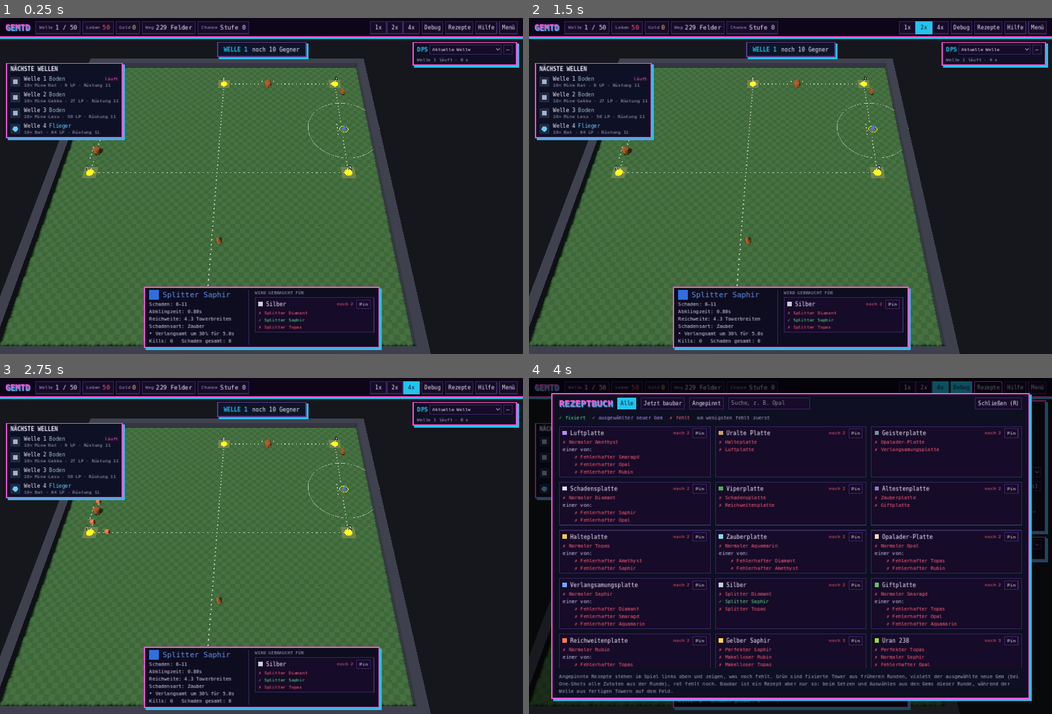
Above: before the commit, frames 1-4 (two rows, left to right).
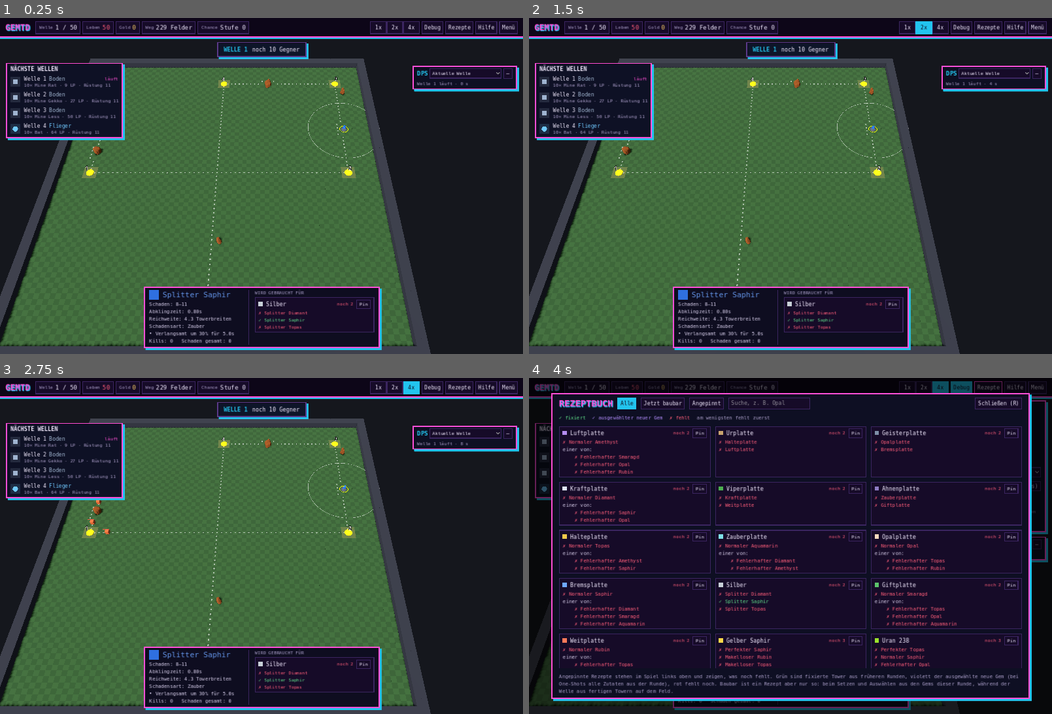
Above: after the commit, the same moments.

Repository: Tulkor/GemTD
Game: Godot game, scene res://tests/smoke_test.tscn
Same seed, same stepped clock (60 frames per second), same inputs: the game is played once before the commit and once after it. This scene is started directly instead of the project's main scene.
Inputs:
- Up to frame 1 (0.25 s): no input
- Up to frame 2 (1.5 s): click "1x" at 0.5 s; click "2x" at 1.25 s
- Up to frame 3 (2.75 s): click "4x" at 2 s
- Up to frame 4 (4 s): click "Debug" at 2.75 s; click "Rezepte" at 3.5 s

The runs differ from the first frame. In frame 1, 1.0% of the frame differs, in the area x 78-100%, y 7-22%; in frame 2, 1.0%; in frame 3, 1.0%; in frame 4, 0.6%.

Commit message:
Aktionsknöpfe mit Pfeil/Kombinieren-Symbol und Zielname, Rezepte nach Fortschritt sortiert, kürzere Fallennamen
Abstufen: roter Pfeil runter, 2/4 gleiche und Upgrade: grüner Pfeil hoch, Kombinieren/One-Shot:
Kombinieren-Symbol, jeweils nur mit dem Namen des Ergebnisses. „Wird gebraucht für“ zeigt zuerst das
Rezept mit den meisten Zutaten auf dem Feld, bei Gleichstand Tower vor Fallen. Fallen heißen jetzt
Brems-, Weit-, Opal-, Kraft-, Ur- und Ahnenplatte. DPS-Meter sitzt unter dem Phasenbanner.

Co-Authored-By: Claude Opus 5.5 (1M context) <noreply@anthropic.com>
Claude-Session: https://claude.ai/code/session_01SneAUyTQ7Ei1eZiBt2kj5x

Diff:
--- a/data/i18n/en.json
+++ b/data/i18n/en.json
@@ -277,13 +277,13 @@
 	"Klassisch": "Classic",
 	"Schlucht (zufällige Steine)": "Gorge (random rocks)",
 	"Luftplatte": "Air Slate",
-	"Uralte Platte": "Ancient Slate",
+	"Urplatte": "Ancient Slate",
 	"Aquamarin": "Aquamarine",
 	"Schwarzer Opal": "Black Opal",
 	"Mystischer Schwarzer Opal": "Mystic Black Opal",
 	"Blutstein": "Bloodstone",
 	"Uralter Blutstein": "Ancient Bloodstone",
-	"Schadensplatte": "Damage Slate",
+	"Kraftplatte": "Damage Slate",
 	"Dunkler Smaragd": "Dark Emerald",
 	"Verzauberter Smaragd": "Enchanted Emerald",
 	"Diamant": "Diamond",
@@ -296,13 +296,13 @@
 	"Malachit": "Malachite",
 	"Leuchtender Malachit": "Vivid Malachite",
 	"Mächtiger Malachit": "Mighty Malachite",
-	"Opalader-Platte": "Opal Vein Slate",
+	"Opalplatte": "Opal Slate",
 	"Paraiba-Turmalin": "Paraiba Tourmaline",
 	"Paraiba-Turmalin-Facette": "Paraiba Tourmaline Facet",
 	"Rosa Diamant": "Pink Diamond",
 	"Großer Rosa Diamant": "Great Pink Diamond",
 	"Giftplatte": "Poison Slate",
-	"Reichweitenplatte": "Range Slate",
+	"Weitplatte": "Range Slate",
 	"Roter Kristall": "Red Crystal",
 	"Rote Facette": "Red Crystal Facet",
 	"Rosenquarz-Kristall": "Rose Quartz Crystal",
@@ -311,7 +311,7 @@
 	"Silber": "Silver",
 	"Sterlingsilber": "Sterling Silver",
 	"Silberritter": "Silver Knight",
-	"Verlangsamungsplatte": "Slow Slate",
+	"Bremsplatte": "Slow Slate",
 	"Zauberplatte": "Spell Slate",
 	"Sternrubin": "Star Ruby",
 	"Blutstern": "Blood Star",
@@ -340,7 +340,7 @@
 	"Stufe %d ab Welle %d": "Level %d from wave %d",
 	"Höchste Stufe erreicht": "Highest level reached",
 	"Stufen (bei Gems: Splitter, Fehlerhaft, Normal, Makellos, Perfekt, Großartig)": "Levels (for gems: Chipped, Flawed, Normal, Flawless, Perfect, Great)",
-	"Ältestenplatte": "Elder Slate",
+	"Ahnenplatte": "Elder Slate",
 	"Spieler": "Player",
 	"Hosten fehlgeschlagen (Port %d belegt?)": "Hosting failed (port %d in use?)",
 	"Hoste auf Port %d": "Hosting on port %d",
--- a/data/towers/ancient_slate.json
+++ b/data/towers/ancient_slate.json
@@ -1,6 +1,6 @@
 {
 	"id": "ancient_slate",
-	"name": "Uralte Platte",
+	"name": "Urplatte",
 	"category": "special",
 	"kind": "trap",
 	"color": "#c8a46e",
@@ -20,7 +20,7 @@
 	"description": "Entsteht aus zwei Fallen auf dem Feld.",
 	"tiers": [
 		{
-			"name": "Uralte Platte",
+			"name": "Urplatte",
 			"damage": [
 				50,
 				50
--- a/data/towers/damage_slate.json
+++ b/data/towers/damage_slate.json
@@ -1,6 +1,6 @@
 {
 	"id": "damage_slate",
-	"name": "Schadensplatte",
+	"name": "Kraftplatte",
 	"category": "special",
 	"kind": "trap",
 	"color": "#dfe6f5",
@@ -28,7 +28,7 @@
 	"description": "Entsteht, wenn der normale Gem und einer der fehlerhaften in derselben Runde gesetzt werden.",
 	"tiers": [
 		{
-			"name": "Schadensplatte",
+			"name": "Kraftplatte",
 			"damage": [
 				0,
 				0
--- a/data/towers/elder_slate.json
+++ b/data/towers/elder_slate.json
@@ -1,6 +1,6 @@
 {
 	"id": "elder_slate",
-	"name": "Ältestenplatte",
+	"name": "Ahnenplatte",
 	"category": "special",
 	"kind": "trap",
 	"color": "#8e7cc3",
@@ -20,7 +20,7 @@
 	"description": "Entsteht aus zwei Fallen auf dem Feld.",
 	"tiers": [
 		{
-			"name": "Ältestenplatte",
+			"name": "Ahnenplatte",
 			"damage": [
 				100,
 				100
--- a/data/towers/opal_vein_slate.json
+++ b/data/towers/opal_vein_slate.json
@@ -1,6 +1,6 @@
 {
 	"id": "opal_vein_slate",
-	"name": "Opalader-Platte",
+	"name": "Opalplatte",
 	"category": "special",
 	"kind": "trap",
 	"color": "#f7d9bd",
@@ -28,7 +28,7 @@
 	"description": "Entsteht, wenn der normale Gem und einer der fehlerhaften in derselben Runde gesetzt werden.",
 	"tiers": [
 		{
-			"name": "Opalader-Platte",
+			"name": "Opalplatte",
 			"damage": [
 				80,
 				80
--- a/data/towers/range_slate.json
+++ b/data/towers/range_slate.json
@@ -1,6 +1,6 @@
 {
 	"id": "range_slate",
-	"name": "Reichweitenplatte",
+	"name": "Weitplatte",
 	"category": "special",
 	"kind": "trap",
 	"color": "#ff7a59",
@@ -32,7 +32,7 @@
 	"description": "Entsteht, wenn der normale Gem und einer der fehlerhaften in derselben Runde gesetzt werden.",
 	"tiers": [
 		{
-			"name": "Reichweitenplatte",
+			"name": "Weitplatte",
 			"damage": [
 				15,
 				15
--- a/data/towers/slow_slate.json
+++ b/data/towers/slow_slate.json
@@ -1,6 +1,6 @@
 {
 	"id": "slow_slate",
-	"name": "Verlangsamungsplatte",
+	"name": "Bremsplatte",
 	"category": "special",
 	"kind": "trap",
 	"color": "#6fa8ff",
@@ -32,7 +32,7 @@
 	"description": "Entsteht, wenn der normale Gem und einer der fehlerhaften in derselben Runde gesetzt werden.",
 	"tiers": [
 		{
-			"name": "Verlangsamungsplatte",
+			"name": "Bremsplatte",
 			"damage": [
 				100,
 				100
--- a/scripts/game/dps_meter.gd
+++ b/scripts/game/dps_meter.gd
@@ -5,6 +5,7 @@
 ## Liest nur game.is_wave_running(), game.wave_index, game.waves und tower.total_damage.
 
 const TOP := 5
+const TOP_Y := 128.0  ## unter dem Phasenbanner
 ## [Schlüssel, Text]. Die Schlüssel sind die Typen aus game.wave_type().
 const VIEWS := [
 	["now", "Aktuelle Welle"],
@@ -38,7 +39,7 @@
 	process_mode = Node.PROCESS_MODE_PAUSABLE
 	anchor_left = 1.0
 	anchor_right = 1.0
-	offset_top = 64
+	offset_top = TOP_Y
 	offset_right = -16
 	grow_horizontal = Control.GROW_DIRECTION_BEGIN
 	custom_minimum_size.x = 280
@@ -116,7 +117,7 @@
 
 func _process(delta: float) -> void:
 	if avoid != null:
-		offset_top = avoid.get_rect().end.y + 12 if avoid.visible else 64.0
+		offset_top = avoid.get_rect().end.y + 12 if avoid.visible else TOP_Y
 	if game == null or not game.has_method("is_wave_running"):
 		return
 	var running: bool = game.is_wave_running()
--- a/scripts/game/game.gd
+++ b/scripts/game/game.gd
@@ -948,4 +948,15 @@
 	elif o.action == "keep" and o.id == t.tower_id and o.tier == t.tier:
 		v.style = "primary"
 		v.label = tr("Behalten")
+	# Symbol + Zielname statt "Abstufen → …", "2 gleiche → …", "Kombinieren → …"
+	var overflow := str(Database.balance.get("overflow_tower", ""))
+	if o.action == "upgrade" or (o.action == "keep" and ((o.id == t.tower_id and o.tier > t.tier) or (o.id == overflow and o.id != t.tower_id))):
+		v.icon = "up"
+	elif o.action == "keep" and o.id == t.tower_id and o.tier < t.tier:
+		v.icon = "down"
+	elif o.action == "combine" or (o.action == "keep" and o.id != t.tower_id):
+		v.icon = "combine"
+	if v.has("icon"):
+		v.tooltip = o.label
+		v.label = Database.tower_label(o.id, o.tier)
 	return v
--- a/scripts/game/hud.gd
+++ b/scripts/game/hud.gd
@@ -68,7 +68,8 @@
 var used_next: Button
 var used_page_label: Label
 var used_page := 0
-var _used_ids: Variant = null
+var _used_ids: Variant = null  ## sortiert, siehe sort_used_in
+var _used_raw: Variant = null
 var actions_col: VBoxContainer
 var separators: Array[Control] = []
 
@@ -606,6 +607,7 @@
 			UiTheme.accent_button(big, UiTheme.PURPLE, Color.WHITE, Color(UiTheme.PURPLE_LIGHT, 0.55))
 		else:
 			UiTheme.accent_button(big, UiTheme.GOLD, UiTheme.GOLD_DARK, Color(UiTheme.GOLD, 0.45))
+		_set_icon(big, o)
 		var hint: String = tr("Leertaste") + (" · " + str(o.hint) if o.has("hint") else "")
 		UiUtil.wrap_label(hint, actions_col, 260).add_theme_color_override("font_color", UiTheme.MUTED)
 	for i in options.size():
@@ -617,26 +619,51 @@
 		b.clip_text = true
 		b.custom_minimum_size = Vector2(260, 40)
 		if o.has("sub"):
-			_two_line(b, o.label, o.sub)
+			_two_line(b, o.label, o.sub, UiTheme.icon(o.icon) if o.has("icon") else null)
+		else:
+			_set_icon(b, o)
+		if o.has("tooltip"):
+			b.tooltip_text = o.tooltip
 		if o.get("style", "normal") == "oneshot":
 			b.add_theme_stylebox_override("normal", UiTheme.box(Color("241a38"), UiTheme.PURPLE_LIGHT))
 	actions_col.visible = not options.is_empty()
 	_update_layout()
 
 
-## Knopf mit Name oben und kleiner goldener Zeile darunter (z. B. Upgrade und Goldkosten).
-func _two_line(b: Button, title: String, sub: String) -> void:
+## Symbol links im Knopf (Pfeil hoch/runter, Kombinieren), siehe UiTheme.icon.
+func _set_icon(b: Button, o: Dictionary) -> void:
+	if not o.has("icon"):
+		return
+	b.icon = UiTheme.icon(o.icon)
+	b.add_theme_constant_override("h_separation", 10)
+	for st in ["icon_normal_color", "icon_hover_color", "icon_pressed_color", "icon_focus_color", "icon_hover_pressed_color"]:
+		b.add_theme_color_override(st, Color.WHITE)
+
+
+## Knopf mit Name oben und kleiner goldener Zeile darunter (z. B. Upgrade und Goldkosten), optional mit Symbol links.
+func _two_line(b: Button, title: String, sub: String, icon: Texture2D = null) -> void:
 	b.text = ""
 	b.tooltip_text = title + " · " + sub
 	b.custom_minimum_size.y = 54
+	var row := HBoxContainer.new()
+	row.add_theme_constant_override("separation", 10)
+	row.mouse_filter = Control.MOUSE_FILTER_IGNORE
+	row.set_anchors_and_offsets_preset(Control.PRESET_FULL_RECT)
+	row.offset_left = 12
+	row.offset_right = -12
+	b.add_child(row)
+	if icon != null:
+		var ic := TextureRect.new()
+		ic.texture = icon
+		ic.stretch_mode = TextureRect.STRETCH_KEEP_CENTERED
+		ic.mouse_filter = Control.MOUSE_FILTER_IGNORE
+		row.add_child(ic)
 	var v := VBoxContainer.new()
 	v.add_theme_constant_override("separation", 0)
 	v.mouse_filter = Control.MOUSE_FILTER_IGNORE
-	v.set_anchors_and_offsets_preset(Control.PRESET_FULL_RECT)
-	v.offset_left = 12
-	v.offset_right = -12
+	v.size_flags_horizontal = Control.SIZE_EXPAND_FILL
 	v.alignment = BoxContainer.ALIGNMENT_CENTER
-	b.add_child(v)
+	row.add_child(v)
 	var t := UiUtil.label(title, v, 15)
 	t.clip_text = true
 	t.mouse_filter = Control.MOUSE_FILTER_IGNORE
@@ -812,10 +839,18 @@
 # --- intern ------------------------------------------------------------------
 
 func _refresh_used_in() -> void:
-	var ids = _selection.get("used_in", null)
-	if ids != _used_ids:
-		_used_ids = ids
-		used_page = 0
+	var raw = _selection.get("used_in", null)
+	var sort_key := [raw, owned, owned_now]
+	if sort_key != _used_raw:
+		if raw != (_used_raw[0] if _used_raw != null else null):
+			used_page = 0
+		_used_raw = sort_key
+		# Gezählt wird alles, was auf dem Feld steht: fixierte Tower und die neuen Gems dieser Runde
+		var standing: Array = owned.filter(func(o): return not Recipes._is_new(o))
+		if not owned_now.get("wave", false):
+			standing += owned_now.get("pool", [])
+		_used_ids = sort_used_in(raw, standing) if raw != null else null
+	var ids = _used_ids
 	var key := [ids, Session.pinned_recipes.duplicate(), owned, owned_now, used_page]
 	if key == _used_key:
 		return
@@ -839,6 +874,24 @@
 	c.size_flags_vertical = Control.SIZE_SHRINK_BEGIN
 	used_row.add_child(c)
 	_recenter.call_deferred()
+
+
+## Zuerst die Rezepte, für die schon die meisten Zutaten stehen; bei Gleichstand Tower vor Fallen.
+static func sort_used_in(ids: Array, have: Array) -> Array:
+	var keyed := []
+	for i in ids.size():
+		var sid: String = ids[i]
+		var recipe: Array = Database.towers.get(sid, {}).get("recipe", [])
+		var got: int = recipe.size() - int(Recipes.status(sid, have).missing)
+		var trap := 1 if str(Database.towers.get(sid, {}).get("kind", "tower")) == "trap" else 0
+		keyed.append([got, trap, i, sid])
+	keyed.sort_custom(func(a, b):
+		if a[0] != b[0]:
+			return a[0] > b[0]
+		if a[1] != b[1]:
+			return a[1] < b[1]
+		return a[2] < b[2])
+	return keyed.map(func(k): return k[3])
 
 
 func _turn_used_page(step: int) -> void:
--- a/scripts/ui/ui_theme.gd
+++ b/scripts/ui/ui_theme.gd
@@ -100,6 +100,29 @@
 	return t
 
 
+static var _icons: Dictionary = {}
+
+## Kleine Symbole für Aktionsknöpfe: "up" (grüner Pfeil), "down" (roter Pfeil), "combine" (Kombinieren).
+static func icon(kind: String, px := 22) -> Texture2D:
+	var key := "%s_%d" % [kind, px]
+	if _icons.has(key):
+		return _icons[key]
+	var svg := ""
+	match kind:
+		"up":
+			svg = '<svg xmlns="http://www.w3.org/2000/svg" width="24" height="24"><path d="M12 2 L22 13 L15.5 13 L15.5 22 L8.5 22 L8.5 13 L2 13 Z" fill="#%s" stroke="#0d0618" stroke-width="1.5"/></svg>' % HAVE.to_html(false)
+		"down":
+			svg = '<svg xmlns="http://www.w3.org/2000/svg" width="24" height="24"><path d="M12 22 L22 11 L15.5 11 L15.5 2 L8.5 2 L8.5 11 L2 11 Z" fill="#%s" stroke="#0d0618" stroke-width="1.5"/></svg>' % MISSING.to_html(false)
+		"combine":
+			svg = '<svg xmlns="http://www.w3.org/2000/svg" width="24" height="24"><g fill="none" stroke="#%s" stroke-width="3.2" stroke-linecap="square" stroke-linejoin="miter"><path d="M3 4 L10 12 L3 20"/><path d="M10 12 L17 12"/></g><path d="M15 6 L23 12 L15 18 Z" fill="#%s"/></svg>' % [CYAN.to_html(false), CYAN.to_html(false)]
+	var img := Image.new()
+	if svg == "" or img.load_svg_from_string(svg, px / 24.0) != OK:
+		return null
+	var tex := ImageTexture.create_from_image(img)
+	_icons[key] = tex
+	return tex
+
+
 ## Button in einer Akzentfarbe (Rosa für die Hauptaktion, Lila für One-Shots), mit hartem Versatz-Schatten.
 static func accent_button(b: Button, bg: Color, fg: Color, _glow: Color = Color.TRANSPARENT) -> void:
 	var normal := box(bg, Color.TRANSPARENT, 0, 0, 14)
--- a/tests/smoke_test.gd
+++ b/tests/smoke_test.gd
@@ -149,6 +149,14 @@
 	check(labels.any(func(l): return "Großartiger Rubin" in l), "2 perfekte Rubine → Großartig: %s" % [labels])
 	var down: Array = game.choice_options(game.round_towers[2]).filter(func(o): return o.label.begins_with("Abstufen"))
 	check(down.size() == 1 and down[0].id == "ruby" and down[0].tier == 3, "Perfekten Rubin abstufen → %s" % [down.map(func(o): return o.label)])
+	var views: Array = game.choice_options(game.round_towers[2]).map(func(o): return game._option_view(game.round_towers[2], o))
+	var down_view: Array = views.filter(func(v): return v.get("icon", "") == "down")
+	var up_view: Array = views.filter(func(v): return v.get("icon", "") == "up")
+	check(down_view.size() == 1 and down_view[0].label == "Makelloser Rubin" and up_view.size() == 1 and up_view[0].label == "Großartiger Rubin",
+		"Knöpfe: roter Pfeil + Makelloser Rubin, grüner Pfeil + Großartiger Rubin: %s" % [views])
+	var amethyst_views: Array = game.choice_options(amethyst).map(func(o): return game._option_view(amethyst, o))
+	check(amethyst_views.any(func(v): return v.get("icon", "") == "combine" and v.label == "Luftplatte"), "Kombinieren-Symbol + Luftplatte: %s" % [amethyst_views])
+	check(UiTheme.icon("up") != null and UiTheme.icon("down") != null and UiTheme.icon("combine") != null, "Symbole für Pfeile und Kombinieren laden")
 	game._select(amethyst)
 	var opts: Array = game.choice_options(amethyst)
 	var slate_index := opts.map(func(o): return o.label).find(opts.filter(func(o): return "Luftplatte" in o.label)[0].label)
@@ -258,6 +266,11 @@
 	check(game.hud.used_page_label.text == "2 / %d" % used_n, "Pfeil blättert weiter")
 	game.hud._turn_used_page(-2)
 	check(game.hud.used_page_label.text == "%d / %d" % [used_n, used_n], "Pfeil zurück springt ans Ende")
+	# Reihenfolge: meiste vorhandene Zutaten zuerst, bei Gleichstand Tower vor Fallen
+	var sorted_ids: Array = Hud.sort_used_in(["air_slate", "silver"], [])
+	check(sorted_ids == ["silver", "air_slate"], "Gleichstand: Tower vor Falle: %s" % [sorted_ids])
+	sorted_ids = Hud.sort_used_in(["silver", "air_slate"], [["amethyst", 2, false]])
+	check(sorted_ids[0] == "air_slate", "Rezept mit mehr vorhandenen Zutaten zuerst: %s" % [sorted_ids])
 	st = Recipes.status("silver", [["diamond", 0, true], ["sapphire", 0], ["topaz", 0]])
 	check(st.lines[0].new and not st.lines[1].new and st.missing == 0, "Neuer Gem der Runde violett, fixierter Tower grün")
 	var jade_set := [["emerald", 2], ["opal", 2], ["sapphire", 1]]
Not shown, changed: README.md
Not shown, changed: docs/tower-werte.md
